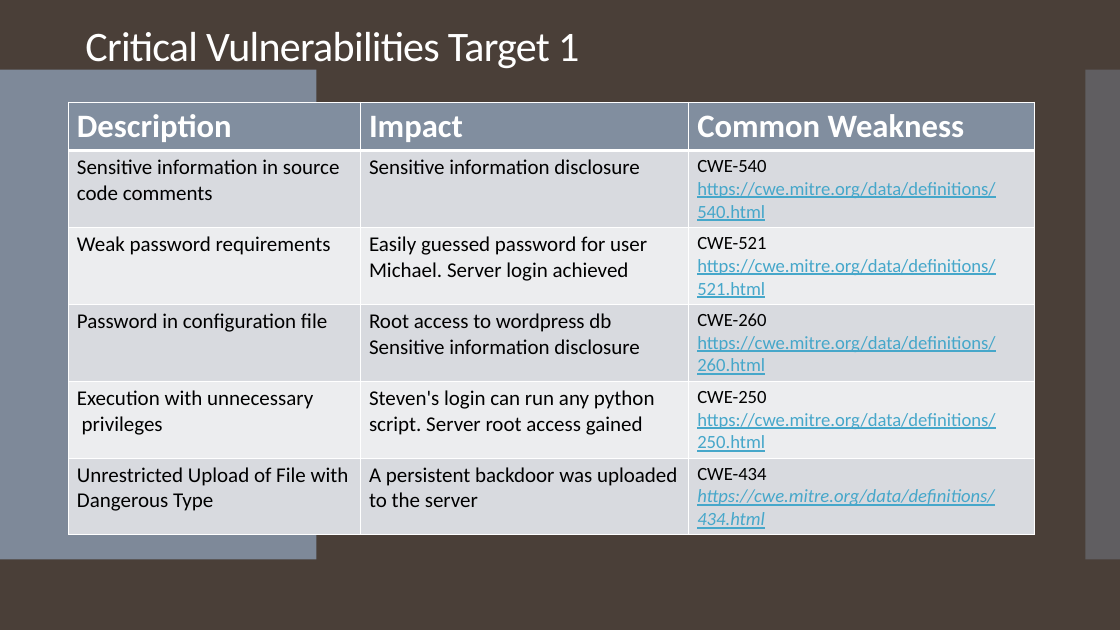
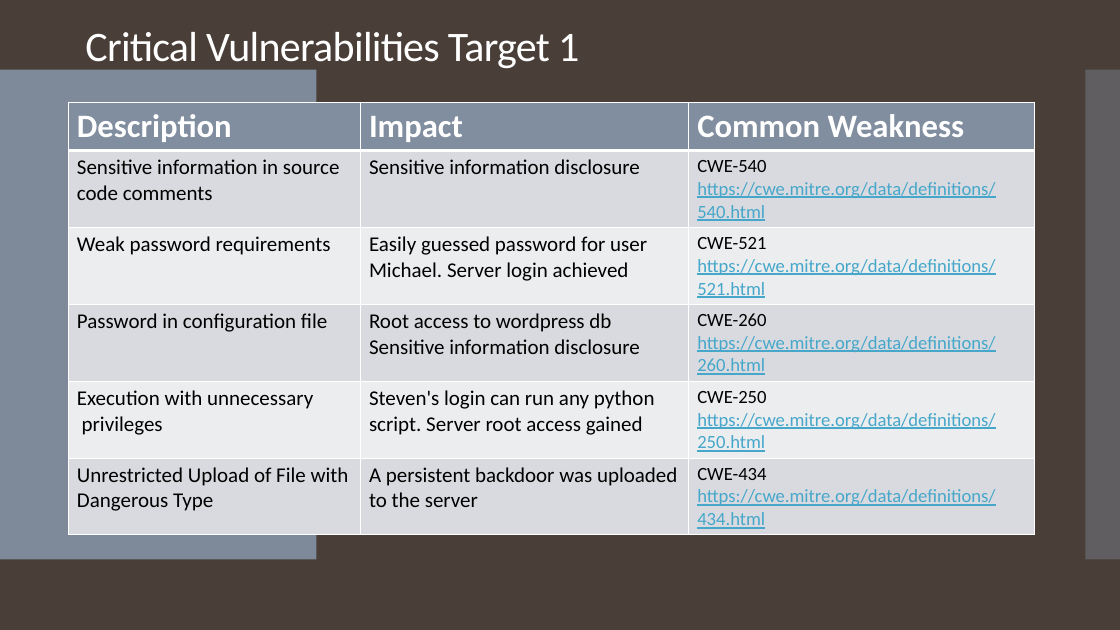
Before and after one commit to forrestaj64/Vulnerabilities-Attack-Defend-Remediate, a slide deck: slide 4 of Overiew-Presentation.pptx. Drawn at 1120x630 pixels with LibreOffice and Linux fonts; fonts in the diff are those of the drawing. Boxes give left, top, right and bottom in pixels: in the first picture for what was removed or moved away, otherwise in the second. Text is boxed around its words. In the diff, an @@ line names an element or a change of style, - is before the commit and + after.

```diff
--- a/Overiew-Presentation.pptx
+++ b/Overiew-Presentation.pptx
@@ table at (x1=69, y1=103, x2=1035, y2=533) @@
@@ italic off in "https://cwe.mitre.org/data/definitions/434.html" @@
```
Also in this commit, not shown: 2 other slides changed.
